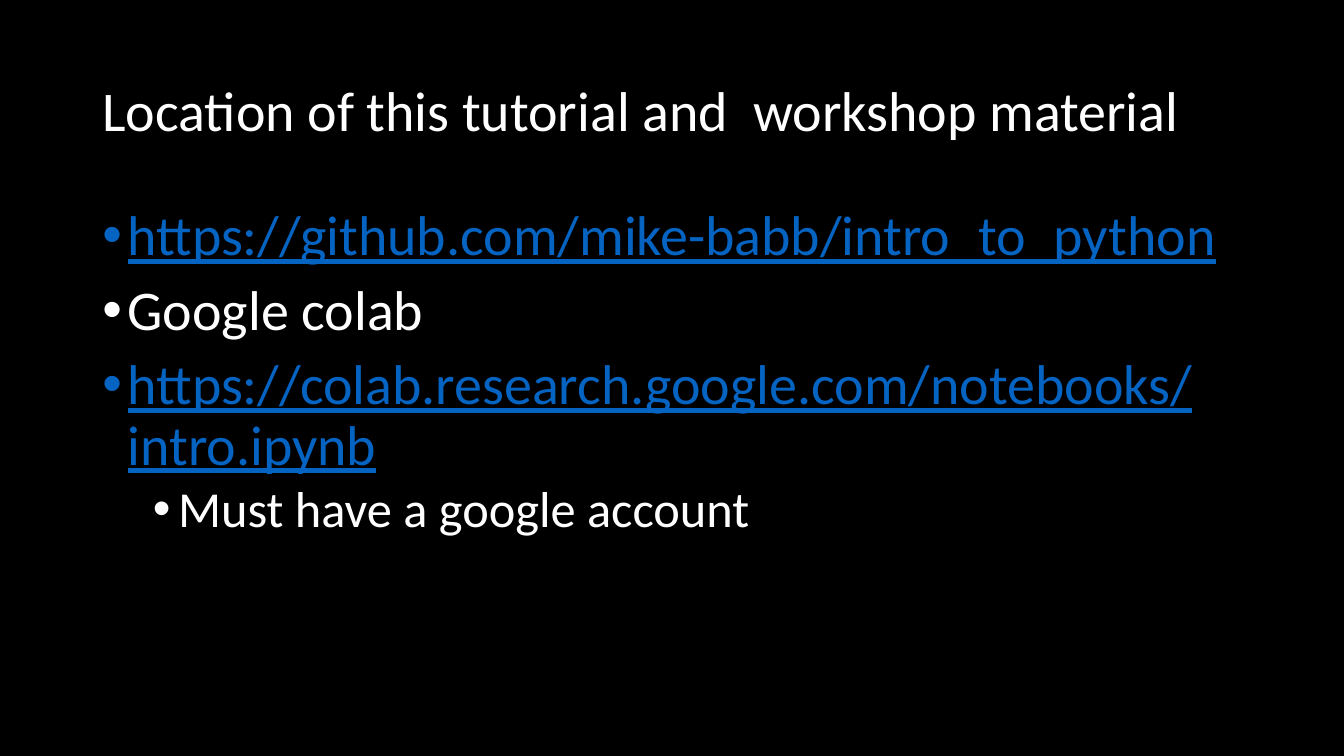
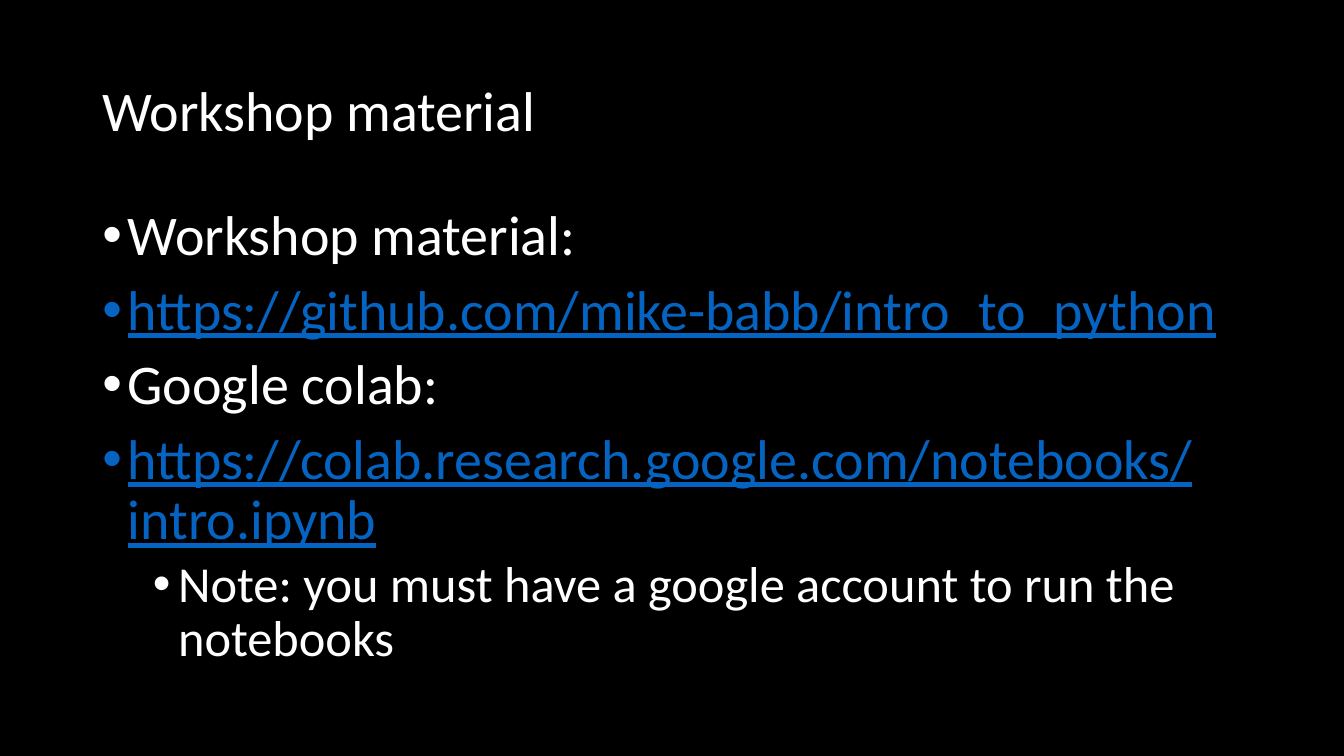
Before and after one commit to mike-babb/intro_to_python, a slide deck: slide 2 of Introduction to Python Online.pptx. Drawn at 1344x756 pixels with LibreOffice and Linux fonts; fonts in the diff are those of the drawing. Boxes give left, top, right and bottom in pixels: in the first picture for what was removed or moved away, otherwise in the second. Text is boxed around its words. In the diff, an @@ line names an element or a change of style, - is before the commit and + after.

Commit message:
online materials

```diff
--- a/Introduction to Python Online.pptx
+++ b/Introduction to Python Online.pptx
@@ title at bbox=[102, 92, 536, 140]: text changed @@
-Location of this tutorial and workshop material
+Workshop material
@@ text at bbox=[128, 216, 576, 264]: paragraph added @@
+• Workshop material:
@@ text at bbox=[128, 365, 439, 414]: text changed @@
-• Google colab
+• Google colab:
@@ text at bbox=[178, 567, 1174, 657]: text changed @@
-  • Must have a google account
+  • Note: you must have a google account to run the notebooks
```
Also in this commit, not shown: 1 other slide changed, 4 slides added, 4 slides removed, 2 other files.
